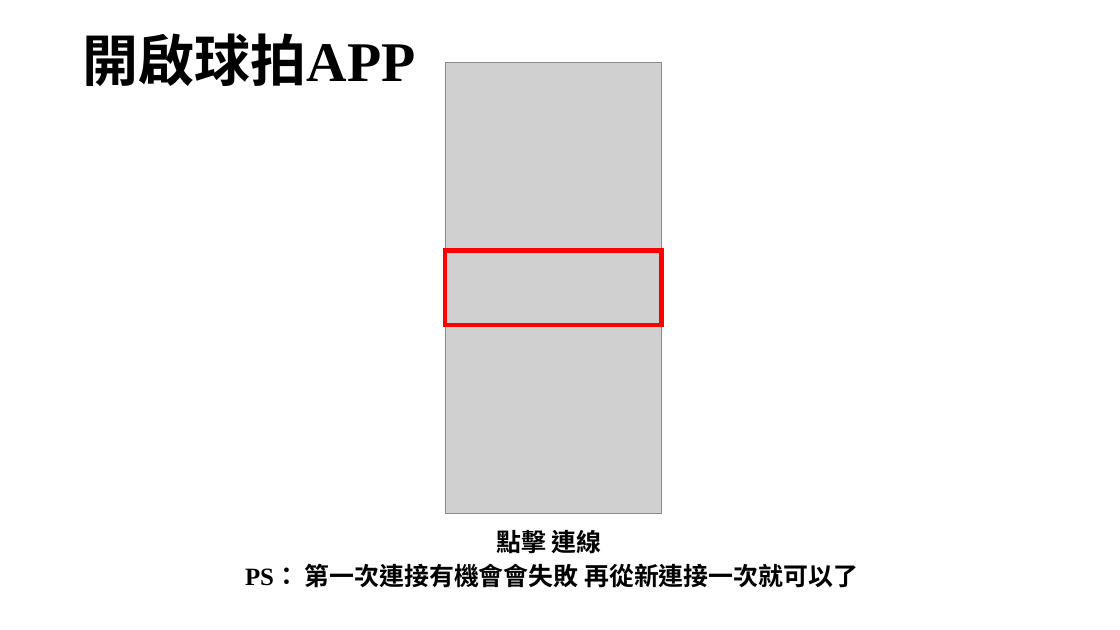
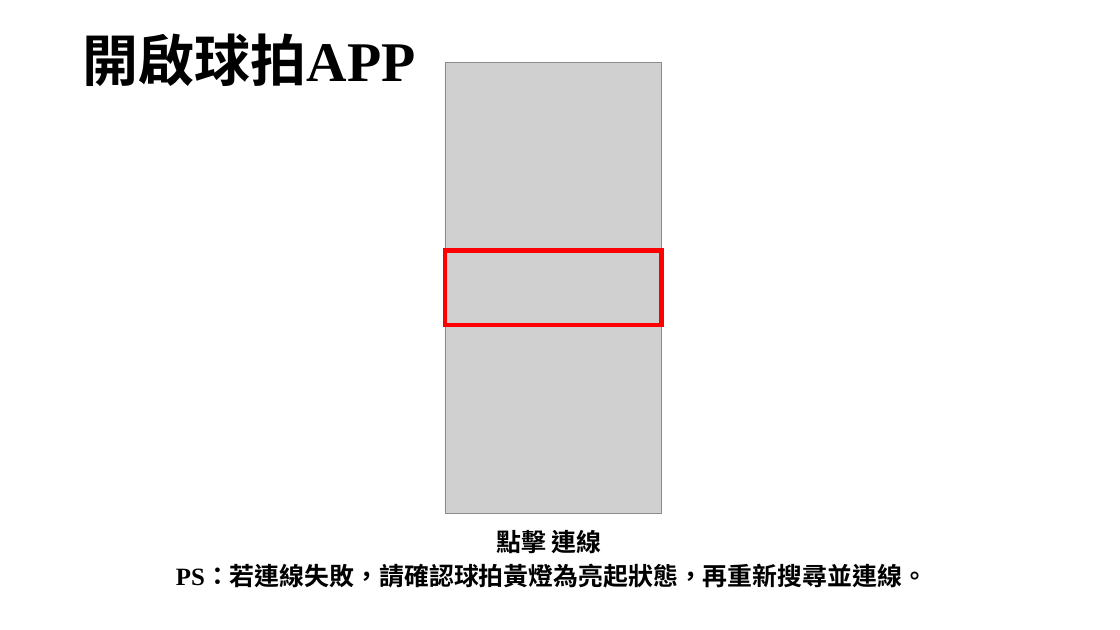
Before and after one commit to ASAS0326/ble_Super_Smart_Racket, a slide deck: slide 12 of Super_Smart_Racket使用手冊 .pptx. Drawn at 1120x630 pixels with LibreOffice and Linux fonts; fonts in the diff are those of the drawing; grey boxes stand for pictures; background and template pictures are left out. Boxes give left, top, right and bottom in pixels: in the first picture for what was removed or moved away, otherwise in the second. Text is boxed around its words. In the diff, an @@ line names an element or a change of style, - is before the commit and + after.

```diff
--- a/Super_Smart_Racket使用手冊 .pptx
+++ b/Super_Smart_Racket使用手冊 .pptx
@@ text at [176,566,927,588]: text changed @@
-PS： 第一次連接有機會會失敗 再從新連接一次就可以了
+PS：若連線失敗，請確認球拍黃燈為亮起狀態，再重新搜尋並連線。
```
Also in this commit, not shown: 9 other slides changed, 1 other file.
